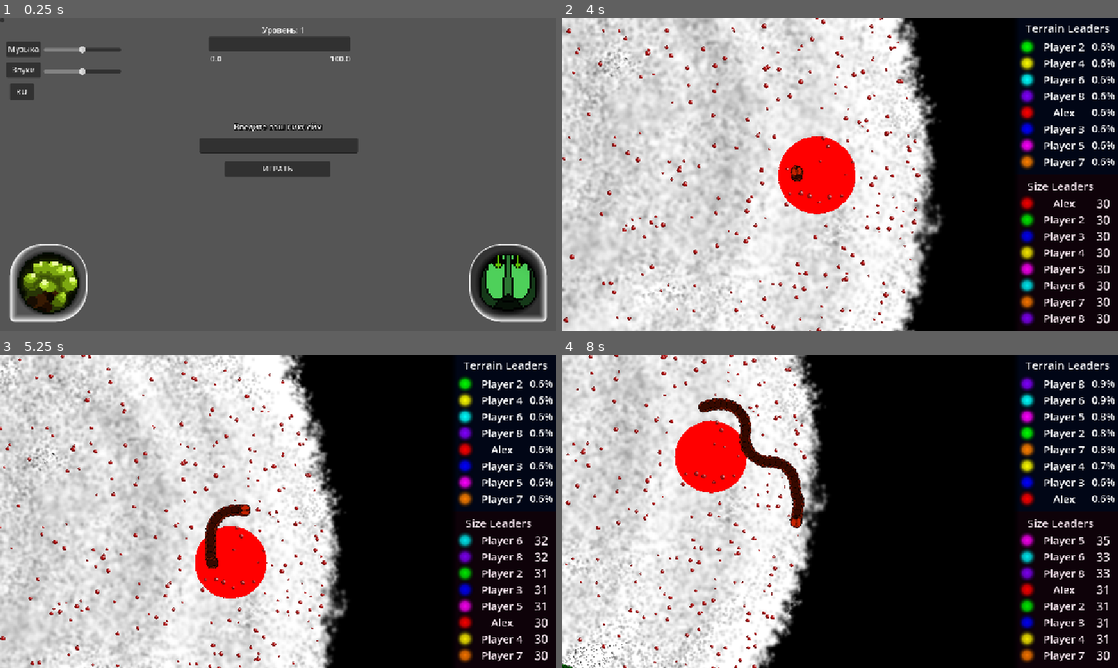
Above: before the commit, frames 1-4 (two rows, left to right).
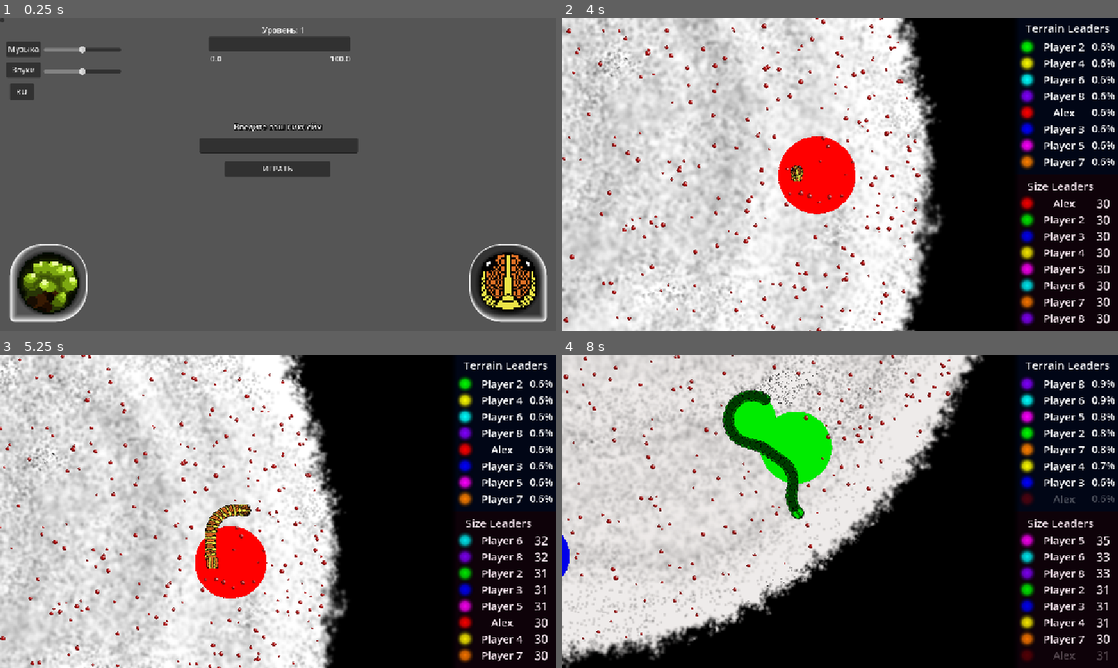
Above: after the commit, the same moments.

Repository: PeVANoD/Development-Management
Game: Godot game, scene res://project/scenes/menu/main_menu.tscn
The game is run twice, just before and just after one commit, with the same random seed, the same clock (stepped at 60 frames per second) and the same inputs. Sound files missing from this copy of the repository are replaced by a short silence.
Inputs (mouse positions are in pixels of both pictures, inside the frame that each line leads up to):
- Up to frame 1 (0.25 s): no input
- Up to frame 2 (4 s): click (840, 146) at 0.52 s; type "Alex" at 0.6 s; click (840, 330) at 1.27 s; click "ИГРАТЬ" at 2 s; click "ИГРАТЬ" at 2.75 s; click "Музыка" at 3.5 s
- Up to frame 3 (5.25 s): tap Enter (Enter) at 4.25, 5.1 s; move the mouse to (400, 495) at 4.27 s; hold Up (ui_up) 4.28-5.03 s; tap Space (Space) at 4.35 s; click (400, 495) at 4.42 s; move the mouse to (166, 527) at 5.02 s; click (166, 527) at 5.17 s
- Up to frame 4 (8 s): tap Space (Space) at 5.3, 5.85, 6.8, 7.55 s; move the mouse to (895, 442) at 5.77 s; hold Up (ui_up) 5.78-7.28 s; click (895, 442) at 5.92 s; move the mouse to (812, 574) at 6.52 s; tap 0 at 6.6 s; click (812, 574) at 6.67 s; move the mouse to (1006, 558) at 7.27 s; hold Ctrl from 7.28 s (still down); click (1006, 558) at 7.42 s; tap Escape (Esc, bound only after the commit) at 7.9 s

The runs differ from the first frame. In frame 1, 1.1% of the frame differs, in the area x 86-97%, y 74-94%; in frame 2, less than 0.1%; in frame 3, 0.5%; in frame 4, 36%, in the area x 0-100%, y 0-100%.
Error before the commit: Cannot call method 'change_scene_to_file' on a null value. (res://project/scripts/menu/main_menu_script.gd:107)
Error after the commit: Cannot call method 'change_scene_to_file' on a null value. (res://project/scripts/menu/main_menu_script.gd:106)

Commit message:
Added Timur's art

Diff:
--- a/project.godot
+++ b/project.godot
@@ -41,6 +41,11 @@
 "events": [Object(InputEventKey,"resource_local_to_scene":false,"resource_name":"","device":-1,"window_id":0,"alt_press …(195 unchanged characters)…
 ]
 }
+Esc={
+"deadzone": 0.2,
+"events": [Object(InputEventKey,"resource_local_to_scene":false,"resource_name":"","device":-1,"window_id":0,"alt_pressed":false,"shift_pressed":false,"ctrl_pressed":false,"meta_pressed":false,"pressed":false,"keycode":0,"physical_keycode":4194305,"key_label":0,"unicode":0,"location":0,"echo":false,"script":null)
+]
+}
 
 [rendering]
 
--- a/project/scenes/menu/main_menu.tscn
+++ b/project/scenes/menu/main_menu.tscn
@@ -8,9 +8,12 @@
 [ext_resource type="Texture2D" uid="uid://c8vobcx4dncwy" path="res://project/images/Map2.png" id="4_k1ki7"]
 [ext_resource type="AudioStream" uid="uid://cerbpfjtew484" path="res://project/sounds/play_button_load_map_soundeffect.mp3" id="4_wuwks"]
 [ext_resource type="Texture2D" uid="uid://c3o1sswgq2uhs" path="res://project/images/Map3.png" id="5_331vj"]
-[ext_resource type="Texture2D" uid="uid://ekud1ofvt4b3" path="res://project/images/Head.png" id="6_1flf6"]
+[ext_resource type="Texture2D" uid="uid://ekud1ofvt4b3" path="res://project/images/head/Head.png" id="6_1flf6"]
 [ext_resource type="Script" uid="uid://k0o1qqu14adf" path="res://project/scripts/code.gd" id="7_1dtmg"]
+[ext_resource type="Texture2D" uid="uid://bhjy5m8vcklou" path="res://project/images/head/head 1.png" id="7_331vj"]
+[ext_resource type="Texture2D" uid="uid://bfqa6hmgwypyr" path="res://project/images/head/кобра голова зеленая.png" id="8_1flf6"]
 [ext_resource type="Shader" uid="uid://dnow5vqu6jbu8" path="res://project/resources/blur.gdshader" id="8_3iiqw"]
+[ext_resource type="Texture2D" uid="uid://r8h4xe52i0pr" path="res://project/images/head/head 3.png" id="9_1dtmg"]
 
 [sub_resource type="LabelSettings" id="LabelSettings_4wfjr"]
 outline_size = 5
@@ -101,14 +104,38 @@
 corner_radius_bottom_right = 64
 corner_radius_bottom_left = 64
 
-[sub_resource type="SpriteFrames" id="SpriteFrames_h2y7y"]
+[sub_resource type="SpriteFrames" id="SpriteFrames_3iiqw"]
 animations = [{
 "frames": [{
 "duration": 1.0,
 "texture": ExtResource("6_1flf6")
 }],
 "loop": true,
-"name": &"default",
+"name": &"0",
+"speed": 5.0
+}, {
+"frames": [{
+"duration": 1.0,
+"texture": ExtResource("7_331vj")
+}],
+"loop": true,
+"name": &"1",
+"speed": 5.0
+}, {
+"frames": [{
+"duration": 1.0,
+"texture": ExtResource("8_1flf6")
+}],
+"loop": true,
+"name": &"2",
+"speed": 5.0
+}, {
+"frames": [{
+"duration": 1.0,
+"texture": ExtResource("9_1dtmg")
+}],
+"loop": true,
+"name": &"3",
 "speed": 5.0
 }]
 
@@ -284,7 +311,7 @@
 shader_parameter/angle = 60.0
 
 [sub_resource type="StyleBoxFlat" id="StyleBoxFlat_eh6en"]
-bg_color = Color(0, 0, 0, 1)
+bg_color = Color(0, 0, 0, 0.392157)
 border_width_left = 16
 border_width_top = 16
 border_width_right = 16
@@ -672,13 +699,13 @@
 pivot_offset = Vector2(130, 130)
 theme_override_styles/panel = SubResource("StyleBoxFlat_6rtcj")
 
-[node name="Sprite" type="AnimatedSprite2D" parent="CanvasLayer/Skin/Slot"]
-modulate = Color(0.376471, 1, 0.435294, 1)
-material = ExtResource("2_xfj45")
-position = Vector2(0, -1)
+[node name="Head" type="AnimatedSprite2D" parent="CanvasLayer/Skin/Slot"]
+z_index = 4096
+position = Vector2(0, -3)
 rotation = 1.5708
 scale = Vector2(3.7, 3.7)
-sprite_frames = SubResource("SpriteFrames_h2y7y")
+sprite_frames = SubResource("SpriteFrames_3iiqw")
+animation = &"1"
 
 [node name="Button" type="Button" parent="CanvasLayer/Skin"]
 layout_mode = 1
@@ -691,7 +718,6 @@
 flat = true
 
 [node name="Choose" type="Control" parent="CanvasLayer"]
-visible = false
 layout_mode = 1
 anchors_preset = 15
 anchor_right = 1.0
@@ -737,6 +763,7 @@
 offset_bottom = 200.0
 grow_horizontal = 2
 grow_vertical = 2
+scale = Vector2(1e-05, 1e-05)
 pivot_offset = Vector2(500, 524)
 
 [node name="Panel" type="Panel" parent="CanvasLayer/Choose/ChooseWindow"]
@@ -941,7 +968,6 @@
 layout_mode = 2
 
 [node name="Sprite" type="TextureRect" parent="CanvasLayer/Choose/ChooseWindow/SKIN/H/1"]
-modulate = Color(0.375506, 0.999999, 0.436684, 1)
 material = SubResource("ShaderMaterial_4jd7g")
 custom_minimum_size = Vector2(240, 240)
 layout_mode = 1
@@ -953,7 +979,6 @@
 rotation = 1.5708
 scale = Vector2(0.85, 0.85)
 pivot_offset = Vector2(120, 150)
-texture = ExtResource("6_1flf6")
 expand_mode = 1
 stretch_mode = 5
 
@@ -974,6 +999,13 @@
 pivot_offset = Vector2(130, 130)
 theme_override_styles/panel = SubResource("StyleBoxFlat_eh6en")
 
+[node name="Head" type="AnimatedSprite2D" parent="CanvasLayer/Choose/ChooseWindow/SKIN/H/1/Sprite"]
+z_index = 4096
+position = Vector2(123.529, 151.176)
+scale = Vector2(6.5, 6.5)
+sprite_frames = SubResource("SpriteFrames_3iiqw")
+animation = &"1"
+
 [node name="Button" type="Button" parent="CanvasLayer/Choose/ChooseWindow/SKIN/H/1"]
 layout_mode = 1
 anchors_preset = 15
@@ -989,7 +1021,6 @@
 layout_mode = 2
 
 [node name="Sprite" type="TextureRect" parent="CanvasLayer/Choose/ChooseWindow/SKIN/H/2"]
-modulate = Color(1, 0.586436, 0.63507, 1)
 material = ExtResource("2_xfj45")
 custom_minimum_size = Vector2(240, 240)
 layout_mode = 1
@@ -1001,7 +1032,6 @@
 rotation = 1.5708
 scale = Vector2(0.85, 0.85)
 pivot_offset = Vector2(120, 153)
-texture = ExtResource("6_1flf6")
 stretch_mode = 5
 
 [node name="Shadow" type="Panel" parent="CanvasLayer/Choose/ChooseWindow/SKIN/H/2/Sprite"]
@@ -1021,6 +1051,13 @@
 pivot_offset = Vector2(130, 130)
 theme_override_styles/panel = SubResource("StyleBoxFlat_eh6en")
 
+[node name="Head" type="AnimatedSprite2D" parent="CanvasLayer/Choose/ChooseWindow/SKIN/H/2/Sprite"]
+z_index = 4096
+position = Vector2(123.529, 151.177)
+scale = Vector2(6.5, 6.5)
+sprite_frames = SubResource("SpriteFrames_3iiqw")
+animation = &"2"
+
 [node name="Button" type="Button" parent="CanvasLayer/Choose/ChooseWindow/SKIN/H/2"]
 layout_mode = 1
 anchors_preset = 15
@@ -1036,7 +1073,6 @@
 layout_mode = 2
 
 [node name="Sprite" type="TextureRect" parent="CanvasLayer/Choose/ChooseWindow/SKIN/H/3"]
-modulate = Color(0.433909, 0.838059, 1, 1)
 material = SubResource("ShaderMaterial_4f5le")
 custom_minimum_size = Vector2(240, 240)
 layout_mode = 1
@@ -1048,7 +1084,6 @@
 rotation = 1.5708
 scale = Vector2(0.85, 0.85)
 pivot_offset = Vector2(120, 153)
-texture = ExtResource("6_1flf6")
 stretch_mode = 5
 
 [node name="Shadow" type="Panel" parent="CanvasLayer/Choose/ChooseWindow/SKIN/H/3/Sprite"]
@@ -1067,6 +1102,13 @@
 grow_vertical = 2
 pivot_offset = Vector2(130, 130)
 theme_override_styles/panel = SubResource("StyleBoxFlat_eh6en")
+
+[node name="Head" type="AnimatedSprite2D" parent="CanvasLayer/Choose/ChooseWindow/SKIN/H/3/Sprite"]
+z_index = 4096
+position = Vector2(123.529, 151.176)
+scale = Vector2(6.5, 6.5)
+sprite_frames = SubResource("SpriteFrames_3iiqw")
+animation = &"3"
 
 [node name="Button" type="Button" parent="CanvasLayer/Choose/ChooseWindow/SKIN/H/3"]
 layout_mode = 1
--- a/project/scenes/snake.tscn
+++ b/project/scenes/snake.tscn
@@ -1,15 +1,91 @@
-[gd_scene load_steps=10 format=3 uid="uid://cjpuaslk4snkw"]
+[gd_scene load_steps=18 format=3 uid="uid://cjpuaslk4snkw"]
 
 [ext_resource type="Script" uid="uid://chbc5x46o2anv" path="res://project/scripts/snake.gd" id="1_66od3"]
-[ext_resource type="Texture2D" uid="uid://duitlwhqq3j3n" path="res://project/images/Body.png" id="2_svp7d"]
-[ext_resource type="Texture2D" uid="uid://ekud1ofvt4b3" path="res://project/images/Head.png" id="2_xgrlx"]
+[ext_resource type="Texture2D" uid="uid://duitlwhqq3j3n" path="res://project/images/body/Body.png" id="2_svp7d"]
+[ext_resource type="Texture2D" uid="uid://ekud1ofvt4b3" path="res://project/images/head/Head.png" id="2_xgrlx"]
+[ext_resource type="Texture2D" uid="uid://xv7hw6ftnpxw" path="res://project/images/body/body orange.png" id="3_bsw34"]
 [ext_resource type="AudioStream" uid="uid://dayr3ei4dcl7p" path="res://project/sounds/eatSound.mp3" id="4_fdxhw"]
+[ext_resource type="Texture2D" uid="uid://ca8v3pna8mwra" path="res://project/images/body/body green.png" id="4_ithxk"]
 [ext_resource type="AudioStream" uid="uid://cl3d486okyv3b" path="res://project/sounds/speedUpSound1.2_segment_0s0_to_0s3.mp3" id="5_gfo8o"]
+[ext_resource type="Texture2D" uid="uid://bvginirclwgvl" path="res://project/images/body/body red.png" id="5_gjaiy"]
 [ext_resource type="AudioStream" uid="uid://cqbxb2kroj1ya" path="res://project/sounds/deathSound.mp3" id="6_4yf5m"]
+[ext_resource type="Texture2D" uid="uid://bhjy5m8vcklou" path="res://project/images/head/head 1.png" id="7_k1ry5"]
 [ext_resource type="AudioStream" uid="uid://dpa3cyxhfjpyh" path="res://project/sounds/territoryCaptureSound.mp3" id="7_v8h33"]
+[ext_resource type="Texture2D" uid="uid://bfqa6hmgwypyr" path="res://project/images/head/кобра голова зеленая.png" id="8_hex0x"]
+[ext_resource type="Texture2D" uid="uid://r8h4xe52i0pr" path="res://project/images/head/head 3.png" id="9_mtx8m"]
+
+[sub_resource type="SpriteFrames" id="SpriteFrames_frmv1"]
+animations = [{
+"frames": [{
+"duration": 1.0,
+"texture": ExtResource("2_svp7d")
+}],
+"loop": true,
+"name": &"0",
+"speed": 5.0
+}, {
+"frames": [{
+"duration": 1.0,
+"texture": ExtResource("3_bsw34")
+}],
+"loop": true,
+"name": &"1",
+"speed": 5.0
+}, {
+"frames": [{
+"duration": 1.0,
+"texture": ExtResource("4_ithxk")
+}],
+"loop": true,
+"name": &"2",
+"speed": 5.0
+}, {
+"frames": [{
+"duration": 1.0,
+"texture": ExtResource("5_gjaiy")
+}],
+"loop": true,
+"name": &"3",
+"speed": 5.0
+}]
 
 [sub_resource type="CircleShape2D" id="CircleShape2D_xgrlx"]
 radius = 13.0
+
+[sub_resource type="SpriteFrames" id="SpriteFrames_1x5eq"]
+animations = [{
+"frames": [{
+"duration": 1.0,
+"texture": ExtResource("2_xgrlx")
+}],
+"loop": true,
+"name": &"0",
+"speed": 5.0
+}, {
+"frames": [{
+"duration": 1.0,
+"texture": ExtResource("7_k1ry5")
+}],
+"loop": true,
+"name": &"1",
+"speed": 5.0
+}, {
+"frames": [{
+"duration": 1.0,
+"texture": ExtResource("8_hex0x")
+}],
+"loop": true,
+"name": &"2",
+"speed": 5.0
+}, {
+"frames": [{
+"duration": 1.0,
+"texture": ExtResource("9_mtx8m")
+}],
+"loop": true,
+"name": &"3",
+"speed": 5.0
+}]
 
 [sub_resource type="CircleShape2D" id="CircleShape2D_svp7d"]
 radius = 16.0
@@ -19,21 +95,23 @@
 
 [node name="Body" type="Node2D" parent="."]
 
-[node name="part1" type="Sprite2D" parent="Body"]
+[node name="part1" type="AnimatedSprite2D" parent="Body"]
 position = Vector2(0, 1)
 rotation = 1.5708
-texture = ExtResource("2_svp7d")
+sprite_frames = SubResource("SpriteFrames_frmv1")
+animation = &"0"
 
 [node name="StaticBody2D" type="StaticBody2D" parent="Body/part1" groups=["Snake"]]
 
 [node name="CollisionShape2D" type="CollisionShape2D" parent="Body/part1/StaticBody2D"]
 shape = SubResource("CircleShape2D_xgrlx")
 
-[node name="Head" type="Sprite2D" parent="."]
+[node name="Head" type="AnimatedSprite2D" parent="."]
 z_index = 4096
 position = Vector2(-52, 1)
 rotation = 1.5708
-texture = ExtResource("2_xgrlx")
+sprite_frames = SubResource("SpriteFrames_1x5eq")
+animation = &"0"
 
 [node name="Camera2D" type="Camera2D" parent="Head"]
 rotation = -1.5708
--- a/project/scripts/G.gd
+++ b/project/scripts/G.gd
@@ -11,4 +11,6 @@
 var result_is_win = false
 var language = "ru"
 
+var chosen_skin = "1"
+
 var exp: int = 0
--- a/project/scripts/code.gd
+++ b/project/scripts/code.gd
@@ -6,6 +6,7 @@
 func _ready():
 	$BLUR.modulate.a = 0.0
 	$ChooseWindow.scale = Vector2(0.0,0.0)
+	$"../Skin/Slot/Head".animation = G.chosen_skin
 
 func _on_button_pressed():
 	if choose_map.get_node("Button").is_pressed():
@@ -68,8 +69,11 @@
 	if $"ChooseWindow/MAP/H/3/Button".is_pressed():
 		$"../Map/Slot/Sprite".animation = "2"
 	if $"ChooseWindow/SKIN/H/1/Button".is_pressed():
-		$"../Skin/Slot/Sprite".modulate = colors[0]
+		$"../Skin/Slot/Head".animation = "1"
+		G.chosen_skin = "1"
 	if $"ChooseWindow/SKIN/H/2/Button".is_pressed():
-		$"../Skin/Slot/Sprite".modulate = colors[1]
+		$"../Skin/Slot/Head".animation = "2"
+		G.chosen_skin = "2"
 	if $"ChooseWindow/SKIN/H/3/Button".is_pressed():
-		$"../Skin/Slot/Sprite".modulate = colors[2]
+		$"../Skin/Slot/Head".animation = "3"
+		G.chosen_skin = "3"
--- a/project/scripts/map.gd
+++ b/project/scripts/map.gd
@@ -25,9 +25,8 @@
 func spawn_initial_snakes():
 	var snake_count = 8
 	for i in range(snake_count):
-		genSnake()
-		if i > 0:
-			toggle_snake_ai(i)
+		genSnake(i)
+
 
 func genFood(amount = 1, pos = false):
 	for i in range(amount):
@@ -56,6 +55,7 @@
 		smooth_modulate_transition(change_view_node,Color8(0x45, 0x21, 0x12, 255), 0.2)
 		await get_tree().create_timer(1).timeout
 		if Input.is_mouse_button_pressed(MOUSE_BUTTON_RIGHT) || Input.is_mouse_button_pressed(MOUSE_BUTTON_LEFT):
+			Engine.time_scale = 1.0
 			get_tree().change_scene_to_file("res://project/scenes/menu/main_menu.tscn")
 	elif $Snakes.get_child_count() < 2:
 		print("WIN!!!")
@@ -64,6 +64,7 @@
 		Engine.time_scale = 1.5
 		await get_tree().create_timer(2).timeout
 		if Input.is_mouse_button_pressed(MOUSE_BUTTON_RIGHT) || Input.is_mouse_button_pressed(MOUSE_BUTTON_LEFT):
+			Engine.time_scale = 1.0
 			get_tree().change_scene_to_file("res://project/scenes/menu/main_menu.tscn")
 
 var turnAI = true
@@ -78,9 +79,9 @@
 
 func handle_input():
 	# Создание новой змейки
-	if Input.is_action_just_pressed("Space"):
-		#genSnake()
-		pass
+	if Input.is_action_just_pressed("Esc"):
+		if G.alive:
+			$Snakes.get_child(0).kill_snake()
 
 	# Информация о территории
 	if Input.is_action_just_pressed("Enter"):
@@ -147,8 +148,11 @@
 				$DeathSound.play()
 			break
 
-func genSnake():
+func genSnake(i = 0):
 	var newSnake = SNAKE.instantiate()
+	if i > 0:
+		newSnake.ai_control = true
+		toggle_snake_ai(i)
 	newSnake.territory_capture = territory_capture
 	newSnake.snake_index = snakeArr.size()
 
--- a/project/scripts/menu/main_menu_script.gd
+++ b/project/scripts/menu/main_menu_script.gd
@@ -64,7 +64,6 @@
 	set_exp_value(G.exp)
 	#prev_session_results()
 	#print("Меню загружено")
-
 
 func _apply_language():
 	var texts = language_texts[current_language]
--- a/project/scripts/snake.gd
+++ b/project/scripts/snake.gd
@@ -19,6 +19,7 @@
 	"#FF4080"   # Фуксия
 ]
 
+var skins = ["1","2","3"]
 
 #region переменные персонажа
 @export var speed = 150.0
@@ -51,16 +52,21 @@
 @export var snake_index: int = 0  # Индекс этой змейки
 var was_in_territory: bool = false
 
+@export var ai_control = false
+var aiSpeed = false
 func _ready():
-	modulate = lerp(Color(0,1,0),Color.html(colors[snakeNum]),0.85)
+	if !ai_control:
+		$Head.animation = G.chosen_skin
+		$Body/part1.animation = G.chosen_skin
+	else:
+		modulate = lerp(Color(0,1,0),Color.html(colors[snakeNum]),0.85)
 	# инициирует размер змейки
 	for i in range(maxHistoryLength):
 		positionHistory.push_front($Head.global_position)
 	bodyGrow(30)
 	await get_tree().create_timer(0.1).timeout
 	changeBody()
-@export var ai_control = false
-var aiSpeed = false
+
 
 func _physics_process(delta):
 	update_camera()
Renamed: project/images/Body.png -> project/images/body/Body.png
Not shown, added: project/images/body/Body.png.import
Binary file added: project/images/body/body green.png
Not shown, added: project/images/body/body green.png.import
Binary file added: project/images/body/body orange.png
Not shown, added: project/images/body/body orange.png.import
Binary file added: project/images/body/body red.png
Not shown, changed: project/images/body/body red.png.import
Renamed: project/images/Head.png -> project/images/head/Head.png
Not shown, added: project/images/head/Head.png.import
Binary file added: project/images/head/head 1.png
Not shown, added: project/images/head/head 1.png.import
(and 5 more such lines)
